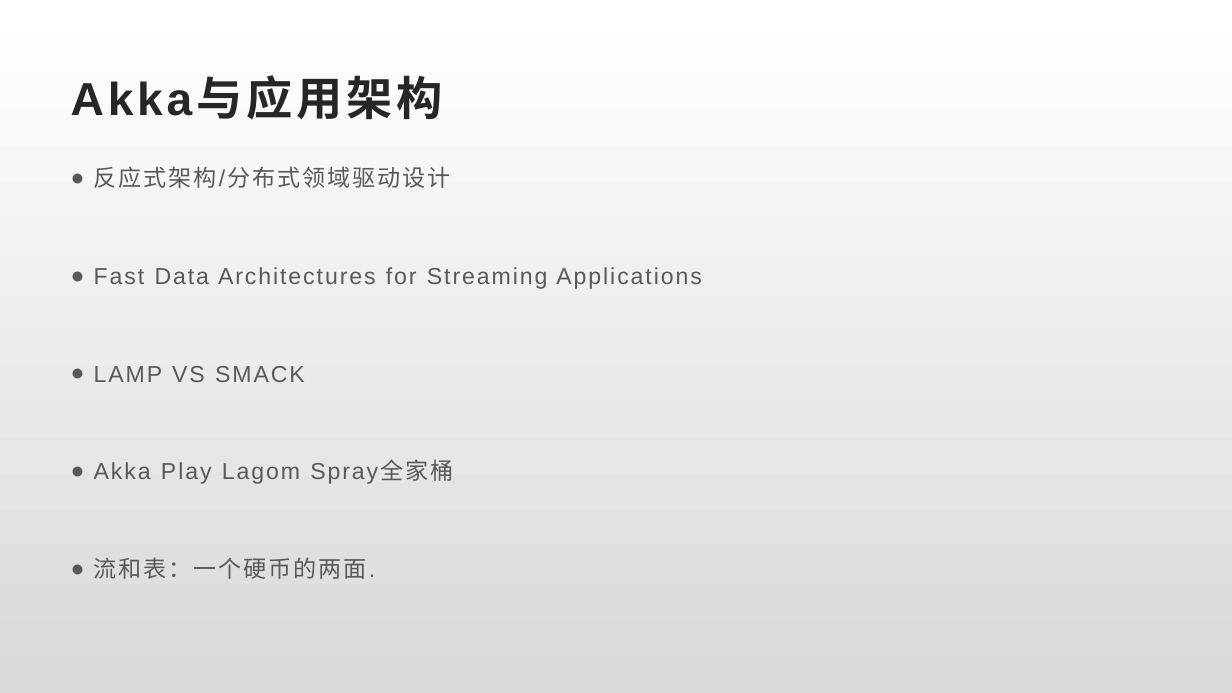
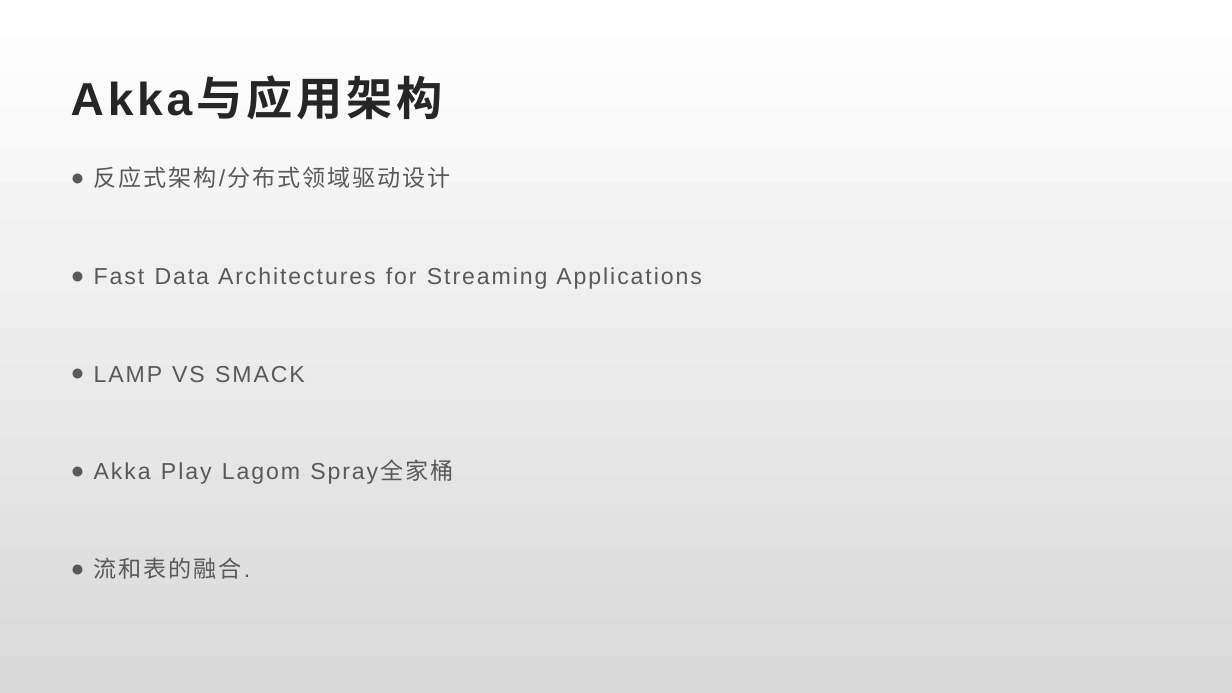
Before and after one commit to xiaozhiliaoo/my-slides, a slide deck: slide 23 of akka-classic-cluster.pptx (slide 22 before the commit). Drawn at 1232x693 pixels with LibreOffice and Linux fonts; fonts in the diff are those of the drawing. Boxes give left, top, right and bottom in pixels: in the first picture for what was removed or moved away, otherwise in the second. Text is boxed around its words. In the diff, an @@ line names an element or a change of style, - is before the commit and + after.

```diff
--- a/akka-classic-cluster.pptx
+++ b/akka-classic-cluster.pptx
@@ text at bbox=[94, 557, 251, 579]: text changed @@
-● 流和表：一个硬币的两面.
+● 流和表的融合.
```
Also in this commit, not shown: 6 other slides changed, 1 slide added.
